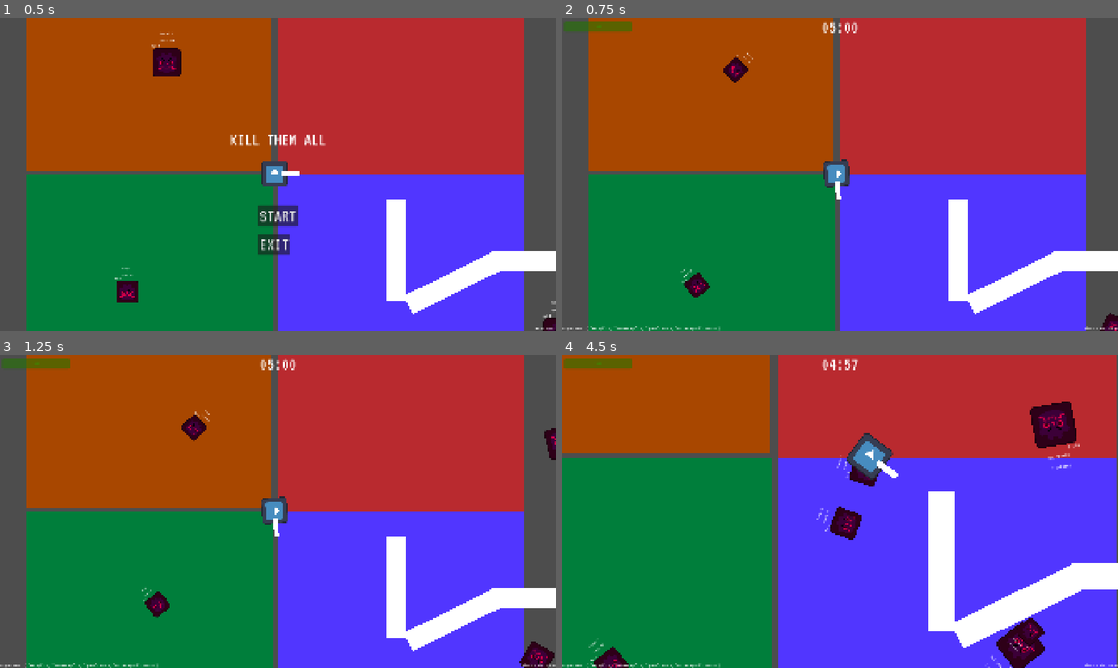
Above: before the commit, frames 1-4 (two rows, left to right).
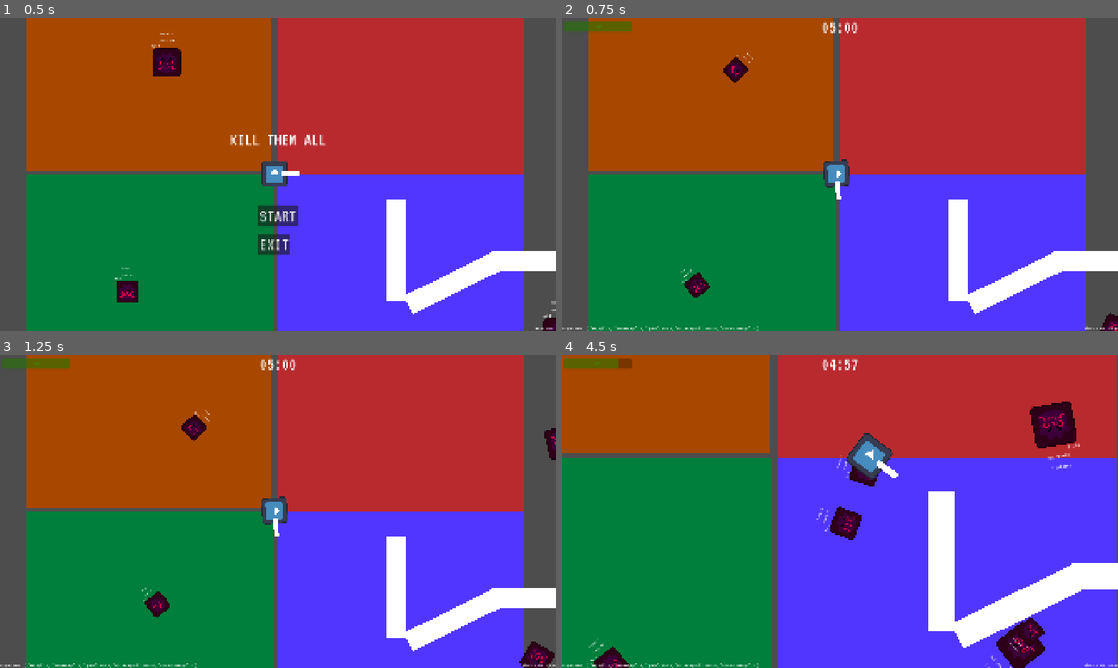
Above: after the commit, the same moments.

Repository: yasukawa426/top-down-shooter
Game: Godot game, scene res://scenes/main.tscn
The game is run twice, just before and just after one commit, with the same random seed, the same clock (stepped at 60 frames per second) and the same inputs. The engine's default icon, where the game draws it, is replaced by a stand-in: a white triangle on a blue panel in a dark square.
Inputs (mouse positions are in pixels of both pictures, inside the frame that each line leads up to):
- Up to frame 1 (0.5 s): no input
- Up to frame 2 (0.75 s): click "START" at 0.5 s
- Up to frame 3 (1.25 s): no input
- Up to frame 4 (4.5 s): move the mouse to (962, 495) at 1.27 s; hold D (move_right) 1.28-2.03 s; hold Space (shoot) 1.28-2.03 s; move the mouse to (728, 527) at 2.02 s; hold S (move_down) 2.03-2.78 s; tap Mouse wheel up (zoom_in) at 2.1 s; move the mouse to (895, 442) at 2.77 s; hold D (move_right) 2.78-3.53 s; hold Mouse wheel down (zoom_out) 2.78-3.53 s; move the mouse to (812, 574) at 3.52 s; hold W (move_up) 3.53-4.28 s; tap Space (shoot) at 3.6 s; move the mouse to (1006, 558) at 4.27 s; hold A (move_left) from 4.28 s (still down); hold Mouse wheel up (zoom_in) from 4.28 s (still down)

Frame 1 is identical in both runs. In frame 2, less than 0.1% of the frame differs, in the area x 27-36%, y 98-100%; in frame 3, less than 0.1%; in frame 4, 0.1%, in the area x 10-36%, y 1-100%.
Error before the commit: Invalid access to property or key 'DAMAGE' on a base object of type 'CharacterBody2D (enemy.gd)'. (res://scenes/player/player.gd:91)

Commit message:
feat: add player bullet damage

Diff:
--- a/scenes/enemies/enemy.gd
+++ b/scenes/enemies/enemy.gd
@@ -63,7 +63,7 @@
 func _on_area_2d_body_entered(body: Node2D) -> void:
 	body.queue_free()
 
-	current_hp -= player.damage
+	current_hp -= player.current_damage
 
 	if current_hp <= 0:
 		_die()
--- a/scenes/player/bullet.tscn
+++ b/scenes/player/bullet.tscn
@@ -8,6 +8,7 @@
 [sub_resource type="SphereMesh" id="SphereMesh_kel6l"]
 
 [node name="Bullet" type="RigidBody2D" unique_id=787611502 groups=["bullets"]]
+z_index = 5
 collision_layer = 16
 collision_mask = 3
 gravity_scale = 0.0
--- a/scenes/player/player.gd
+++ b/scenes/player/player.gd
@@ -2,20 +2,26 @@
 signal died
 signal damaged
 
+## Player movement speed
 @export var SPEED: float = 600.0
+## Player bullet movement speed
 @export var BULLET_SPEED: float = 2000.0
-@export var INITIAL_MAX_HP = 5
+## Player initial max hp
+@export var INITIAL_MAX_HP: int = 5
+## Player bullet INITIAL_DAMAGE
+@export var INITIAL_DAMAGE: int = 2
 
-var max_hp
-var current_hp
+## Player current damage, can be modified by upgrades
+var current_damage: int = INITIAL_DAMAGE
+## Player current max hp, can be modified by upgrades
+var max_hp: int = INITIAL_MAX_HP
+## Player current hp, can be modified by heals and damage.
+var current_hp: int = INITIAL_MAX_HP
 
 
 @onready var camera2d: Camera2D = $Camera2D
-@onready var bullet = preload("res://scenes/player/bullet.tscn")
+@onready var bullet: PackedScene = preload("res://scenes/player/bullet.tscn")
 
-func _ready() -> void:
-	max_hp = INITIAL_MAX_HP
-	current_hp = max_hp
 
 func _process(_delta: float) -> void:
 	#rotate towards the mouse
@@ -77,7 +83,7 @@
 
 	new_bullet.global_position = $BulletMarker2D.global_position
 
-	new_bullet.linear_velocity = ( $BulletMarker2D.global_position - global_position).normalized() * BULLET_SPEED
+	new_bullet.linear_velocity = ($BulletMarker2D.global_position - global_position).normalized() * BULLET_SPEED
 
 	add_sibling(new_bullet)
 
@@ -88,19 +94,17 @@
 		return
 
 	if body.is_in_group("mobs"):
-		damage_player(body.DAMAGE)
+		damage_player(body.scaled_damage)
 
 
-
-func damage_player(damage: int) -> void:
-	print("took " + str(damage) + " damage")
-	current_hp -= damage
+func damage_player(enemy_damage: int) -> void:
+	print("took " + str(enemy_damage) + " damage")
+	current_hp -= enemy_damage
 
 	damaged.emit()
 
 	if current_hp <= 0:
 		_die()
-
 
 
 func _die() -> void:
@@ -122,5 +126,6 @@
 		"max_hp": max_hp,
 		"current_hp": current_hp,
 		"speed": SPEED,
-		"bullet_speed": BULLET_SPEED
+		"bullet_speed": BULLET_SPEED,
+		"current_damage": current_damage,
 	}
--- a/scenes/player/player.tscn
+++ b/scenes/player/player.tscn
@@ -14,6 +14,7 @@
 collision_layer = 8
 motion_mode = 1
 script = ExtResource("1_g2els")
+damage = 2
 
 [node name="Camera2D" type="Camera2D" parent="." unique_id=2010554232]
 zoom = Vector2(0.7, 0.7)
